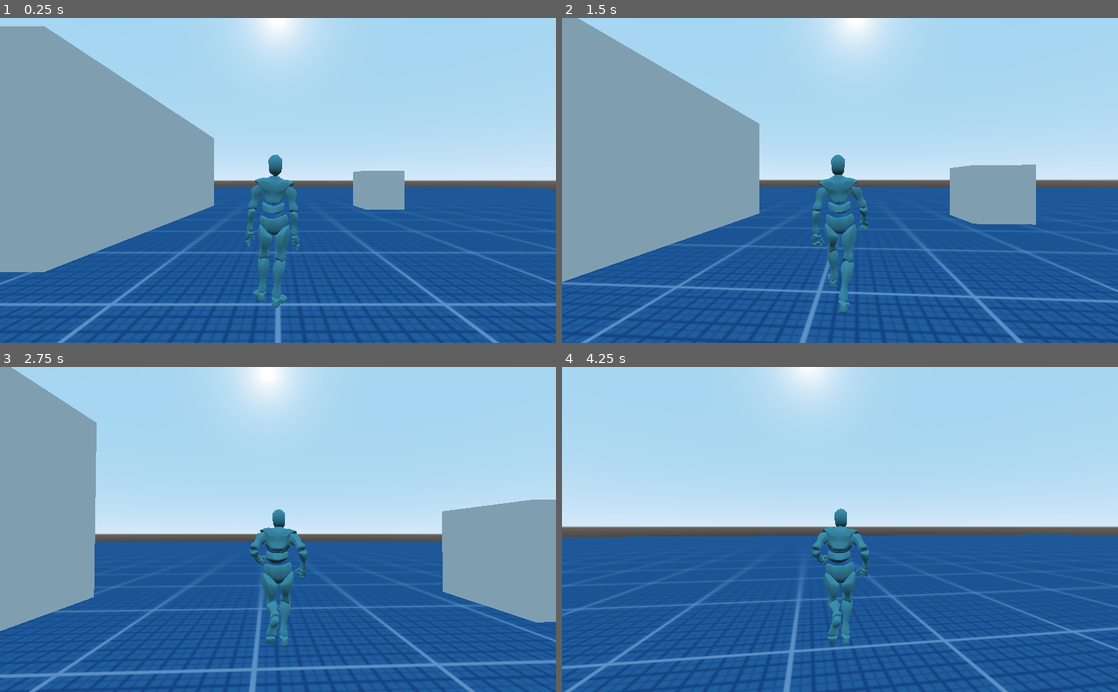
Above: before the commit, frames 1-4 (two rows, left to right).
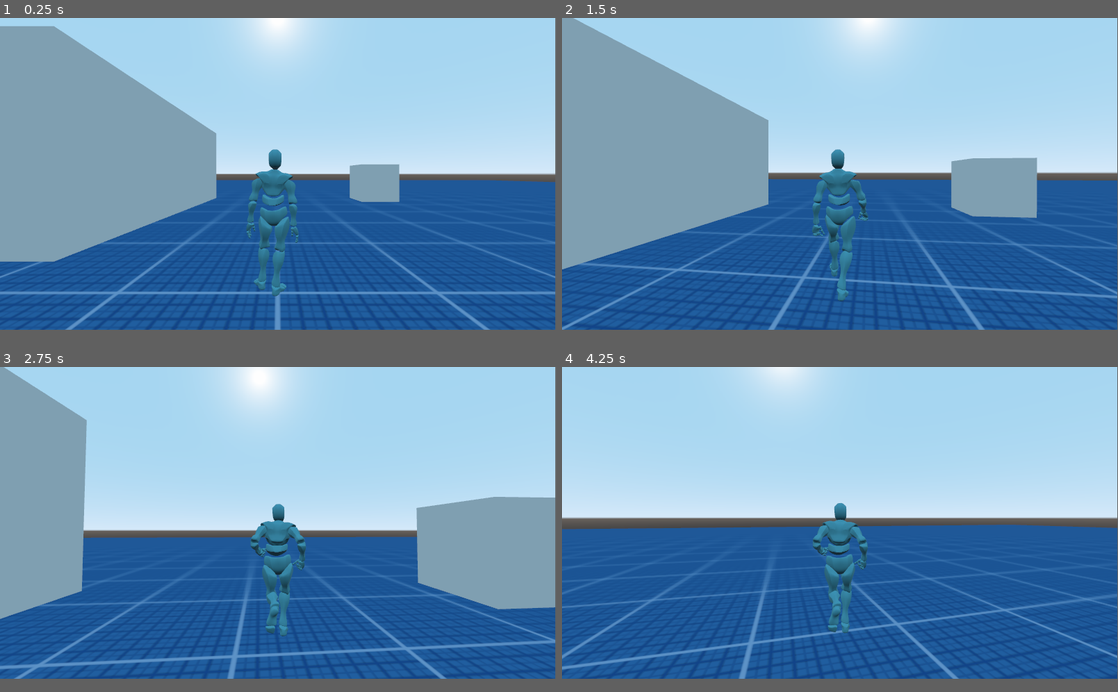
Above: after the commit, the same moments.

Repository: LucasHaug/CompGrafica
Game: Godot game, scene res://scenes/PlayerTestWorld/PlayerTestWorld.tscn
Same seed, same stepped clock (60 frames per second), same inputs: the game is played once before the commit and once after it. This scene is started directly instead of the project's main scene.
Inputs (mouse positions are in pixels of both pictures, inside the frame that each line leads up to):
- Up to frame 1 (0.25 s): no input
- Up to frame 2 (1.5 s): move the mouse to (867, 180) at 0.52 s; hold Shift (sprint) 0.53-1.28 s; hold W (forward) from 0.53 s (still down); move the mouse to (812, 180) at 1.27 s; click (812, 180) at 1.35 s
- Up to frame 3 (2.75 s): keep holding W (forward); move the mouse to (289, 523) at 2.02 s; hold Shift (sprint) from 2.03 s (still down)
- Up to frame 4 (4.25 s): keep holding W (forward); move the mouse to (834, 536) at 2.77 s; release Shift (sprint) at 2.78 s; click (834, 536) at 2.85 s; move the mouse to (878, 532) at 3.52 s; hold Shift (sprint) from 3.53 s (still down)
In our replay, the window is 800x468 before the commit and 799x449 after it. These sizes can differ from the game's own. Grey fills any space a smaller window leaves; there, only what the larger window draws over its background counts as a difference.

The runs differ from the first frame. In frame 1, 11% of the frame differs, in the area x 0-100%, y 0-100%; in frame 2, 11%; in frame 3, 12%; in frame 4, 13%.

Commit message:
:sparkles: Add idle animation state machine - Antialiasing - Display resolution

Diff:
--- a/Unnamed/project.godot
+++ b/Unnamed/project.godot
@@ -13,6 +13,13 @@
 config/name="Unnamed"
 run/main_scene="res://scenes/Game/Game.tscn"
 config/icon="res://icon.png"
+
+[display]
+
+window/size/width=1920
+window/size/height=1080
+window/size/fullscreen=true
+window/stretch/aspect="keep"
 
 [input]
 
@@ -84,4 +91,5 @@
 
 [rendering]
 
+quality/filters/msaa=2
 environment/default_environment="res://default_env.tres"
--- a/Unnamed/scenes/Player/AnimationController.gd
+++ b/Unnamed/scenes/Player/AnimationController.gd
@@ -2,26 +2,58 @@
 
 export(NodePath) onready var anim_tree = self.get_node(anim_tree) as AnimationTree
 
+export(NodePath) onready var rest_timer = self.get_node(rest_timer) as Timer
+export(NodePath) onready var special_idle_timer = self.get_node(special_idle_timer) as Timer
+
+const MIN_REST_TIME : float = 2.0
+const MAX_REST_TIME : float = 4.0
+const SPECIAL_IDLE_ANIM_TIME : float = 4.0
+
 const WALK_SCALE : float = 1.0
 const RUN_SCALE : float = 1.0
 
-var iwr_blend_setpoint : float = -1 # starts at idle
 var moving_speed : float = 0
 
+
 func _idle_callback():
-	iwr_blend_setpoint = -1
 	anim_tree.get("parameters/playback").travel("idle")
+	rest_timer.start()
 
 
 func _walk_callback(mov_speed : float):
-	iwr_blend_setpoint = 0
+	_stop_timers()
 	moving_speed = mov_speed
 	anim_tree.get("parameters/playback").travel("walk")
 
 
 func _run_callback(mov_speed : float):
-	iwr_blend_setpoint = 1
+	_stop_timers()
 	anim_tree.get("parameters/playback").travel("run")
+
+
+func _rest_timer_callback():
+	anim_tree.get("parameters/idle/playback").travel("idle_rest")
+	special_idle_timer.wait_time = _get_random_delay()
+	special_idle_timer.start()
+
+
+func _special_idle_timer_callback():
+	if randf() > 0.5:
+		anim_tree.get("parameters/idle/playback").travel("idle_bored")
+	else:
+		anim_tree.get("parameters/idle/playback").travel("idle_search")
+
+	special_idle_timer.wait_time = _get_random_delay() + SPECIAL_IDLE_ANIM_TIME
+	special_idle_timer.start()
+
+
+func _stop_timers():
+	special_idle_timer.stop()
+	rest_timer.stop()
+
+func _get_random_delay() -> float:
+#	randomize()
+	return MIN_REST_TIME + (MAX_REST_TIME - MIN_REST_TIME) * randf()
 
 
 func _ready():
@@ -30,7 +62,10 @@
 	my_player.connect("run_signal", self, "_run_callback")
 	my_player.connect("idle_signal", self, "_idle_callback")
 
+	rest_timer.connect("timeout", self, "_rest_timer_callback")
+	special_idle_timer.connect("timeout", self, "_special_idle_timer_callback")
+
+	rest_timer.start()
+
 func _physics_process(delta):
 	pass
-#	var actual_iwr_blend : float = anim_tree.get("parameters/iwr_blend/blend_amount")
-#	anim_tree.set("parameters/iwr_blend/blend_amount", lerp(actual_iwr_blend, iwr_blend_setpoint, delta * 5))
--- a/Unnamed/scenes/Player/Player.tscn
+++ b/Unnamed/scenes/Player/Player.tscn
@@ -10,66 +10,105 @@
 height = 0.5
 
 [sub_resource type="AnimationNodeAnimation" id=2]
+animation = "Bored Idle-loop"
+
+[sub_resource type="AnimationNodeAnimation" id=3]
+animation = "Idle-loop"
+
+[sub_resource type="AnimationNodeAnimation" id=4]
+animation = "Searching Idle-loop"
+
+[sub_resource type="AnimationNodeAnimation" id=5]
 animation = "Standing Idle-loop"
 
-[sub_resource type="AnimationNodeAnimation" id=3]
+[sub_resource type="AnimationNodeStateMachineTransition" id=6]
+xfade_time = 0.5
+
+[sub_resource type="AnimationNodeStateMachineTransition" id=7]
+
+[sub_resource type="AnimationNodeStateMachineTransition" id=8]
+switch_mode = 2
+auto_advance = true
+
+[sub_resource type="AnimationNodeStateMachineTransition" id=9]
+
+[sub_resource type="AnimationNodeStateMachineTransition" id=10]
+switch_mode = 2
+auto_advance = true
+
+[sub_resource type="AnimationNodeStateMachine" id=11]
+states/idle_bored/node = SubResource( 2 )
+states/idle_bored/position = Vector2( 185.058, 196 )
+states/idle_rest/node = SubResource( 3 )
+states/idle_rest/position = Vector2( 317, 110 )
+states/idle_search/node = SubResource( 4 )
+states/idle_search/position = Vector2( 461.057, 196 )
+states/idle_stand/node = SubResource( 5 )
+states/idle_stand/position = Vector2( 317, 8 )
+transitions = [ "idle_stand", "idle_rest", SubResource( 6 ), "idle_rest", "idle_bored", SubResource( 7 ), "idle_bored", "idle_rest", SubResource( 8 ), "idle_rest", "idle_search", SubResource( 9 ), "idle_search", "idle_rest", SubResource( 10 ) ]
+start_node = "idle_stand"
+graph_offset = Vector2( -124.942, -36.837 )
+
+[sub_resource type="AnimationNodeAnimation" id=12]
 animation = "Running-loop"
 
-[sub_resource type="AnimationNodeTimeScale" id=4]
+[sub_resource type="AnimationNodeTimeScale" id=13]
 
-[sub_resource type="AnimationNodeBlendTree" id=5]
-nodes/Animation/node = SubResource( 3 )
+[sub_resource type="AnimationNodeBlendTree" id=14]
+nodes/Animation/node = SubResource( 12 )
 nodes/Animation/position = Vector2( 120, 140 )
 nodes/output/position = Vector2( 500, 160 )
-nodes/scale/node = SubResource( 4 )
+nodes/scale/node = SubResource( 13 )
 nodes/scale/position = Vector2( 320, 140 )
 node_connections = [ "scale", 0, "Animation", "output", 0, "scale" ]
 
-[sub_resource type="AnimationNodeAnimation" id=6]
+[sub_resource type="AnimationNodeAnimation" id=15]
 animation = "Walking-loop"
 
-[sub_resource type="AnimationNodeTimeScale" id=7]
+[sub_resource type="AnimationNodeTimeScale" id=16]
 
-[sub_resource type="AnimationNodeBlendTree" id=8]
-nodes/Animation/node = SubResource( 6 )
+[sub_resource type="AnimationNodeBlendTree" id=17]
+nodes/Animation/node = SubResource( 15 )
 nodes/Animation/position = Vector2( 100, 140 )
 nodes/output/position = Vector2( 520, 140 )
-nodes/scale/node = SubResource( 7 )
+nodes/scale/node = SubResource( 16 )
 nodes/scale/position = Vector2( 320, 140 )
 node_connections = [ "scale", 0, "Animation", "output", 0, "scale" ]
 
-[sub_resource type="AnimationNodeStateMachineTransition" id=9]
-xfade_time = 0.3
-
-[sub_resource type="AnimationNodeStateMachineTransition" id=10]
-xfade_time = 0.3
-
-[sub_resource type="AnimationNodeStateMachineTransition" id=11]
+[sub_resource type="AnimationNodeStateMachineTransition" id=18]
 switch_mode = 1
 xfade_time = 0.3
 
-[sub_resource type="AnimationNodeStateMachineTransition" id=12]
+[sub_resource type="AnimationNodeStateMachineTransition" id=19]
 switch_mode = 2
 xfade_time = 0.3
 
-[sub_resource type="AnimationNodeStateMachineTransition" id=13]
+[sub_resource type="AnimationNodeStateMachineTransition" id=20]
 xfade_time = 0.5
 
-[sub_resource type="AnimationNodeStateMachineTransition" id=14]
+[sub_resource type="AnimationNodeStateMachineTransition" id=21]
 xfade_time = 0.5
 
-[sub_resource type="AnimationNodeStateMachine" id=15]
-states/idle/node = SubResource( 2 )
-states/idle/position = Vector2( 394, 91 )
-states/run/node = SubResource( 5 )
+[sub_resource type="AnimationNodeStateMachineTransition" id=22]
+xfade_time = 0.3
+
+[sub_resource type="AnimationNodeStateMachineTransition" id=23]
+xfade_time = 0.3
+
+[sub_resource type="AnimationNodeStateMachine" id=24]
+states/idle/node = SubResource( 11 )
+states/idle/position = Vector2( 390, 71.6952 )
+states/run/node = SubResource( 14 )
 states/run/position = Vector2( 539, 204 )
-states/walk/node = SubResource( 8 )
+states/walk/node = SubResource( 17 )
 states/walk/position = Vector2( 246, 204 )
-transitions = [ "idle", "walk", SubResource( 9 ), "walk", "idle", SubResource( 10 ), "walk", "run", SubResource( 11 ), "run", "walk", SubResource( 12 ), "run", "idle", SubResource( 13 ), "idle", "run", SubResource( 14 ) ]
+transitions = [ "walk", "run", SubResource( 18 ), "run", "walk", SubResource( 19 ), "run", "idle", SubResource( 20 ), "idle", "run", SubResource( 21 ), "walk", "idle", SubResource( 22 ), "idle", "walk", SubResource( 23 ) ]
 start_node = "idle"
-graph_offset = Vector2( 0, -25.2008 )
+graph_offset = Vector2( 0, 34.2685 )
 
-[sub_resource type="AnimationNodeStateMachinePlayback" id=16]
+[sub_resource type="AnimationNodeStateMachinePlayback" id=25]
+
+[sub_resource type="AnimationNodeStateMachinePlayback" id=26]
 
 [node name="Player" type="KinematicBody"]
 script = ExtResource( 1 )
@@ -99,15 +138,25 @@
 transform = Transform( -1, 0, -8.74228e-08, 0, 1, 0, 8.74228e-08, 0, -1, 0, 0, 0 )
 
 [node name="AnimationTree" type="AnimationTree" parent="."]
-tree_root = SubResource( 15 )
+tree_root = SubResource( 24 )
 anim_player = NodePath("../Visual/ybot/AnimationPlayer")
 active = true
-parameters/playback = SubResource( 16 )
+parameters/playback = SubResource( 25 )
+parameters/idle/playback = SubResource( 26 )
 parameters/run/scale/scale = 1.0
 parameters/walk/scale/scale = 1.0
 
 [node name="AnimationController" type="Node" parent="."]
 script = ExtResource( 4 )
 anim_tree = NodePath("../AnimationTree")
+rest_timer = NodePath("RestTimer")
+special_idle_timer = NodePath("SpecialIdleTimer")
+
+[node name="RestTimer" type="Timer" parent="AnimationController"]
+wait_time = 2.0
+one_shot = true
+
+[node name="SpecialIdleTimer" type="Timer" parent="AnimationController"]
+one_shot = true
 
 [editable path="Visual/ybot"]
Not shown: 1 places in Unnamed/scenes/Player/Player.tscn that only renumber resources
